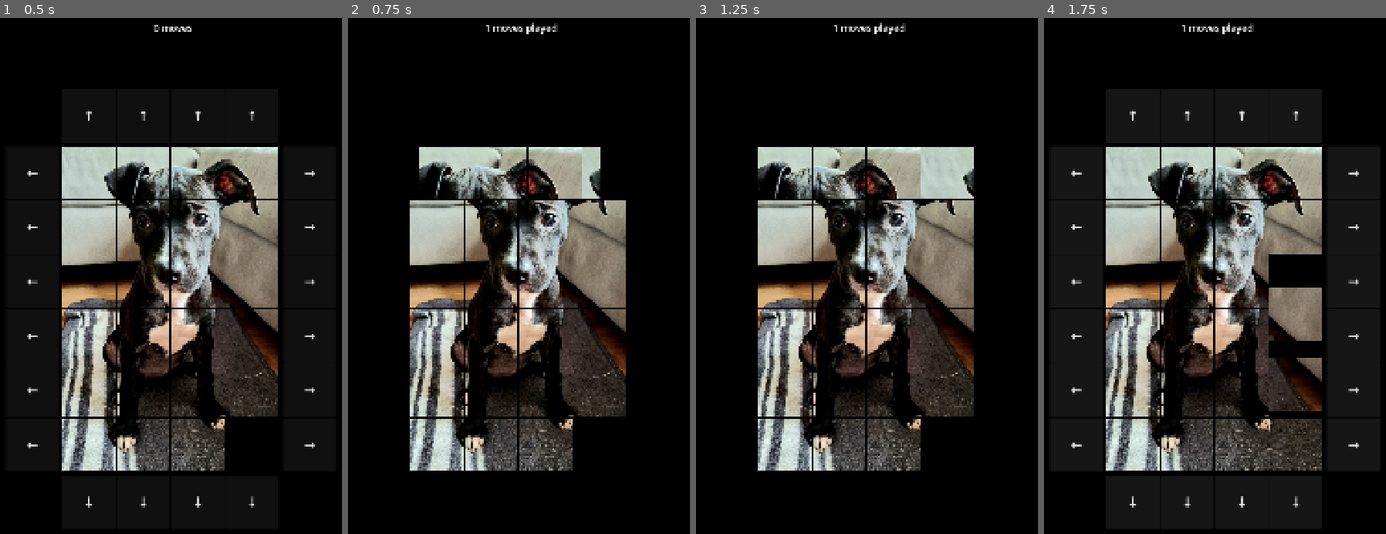
Above: before the commit, frames 1-4 (left to right).
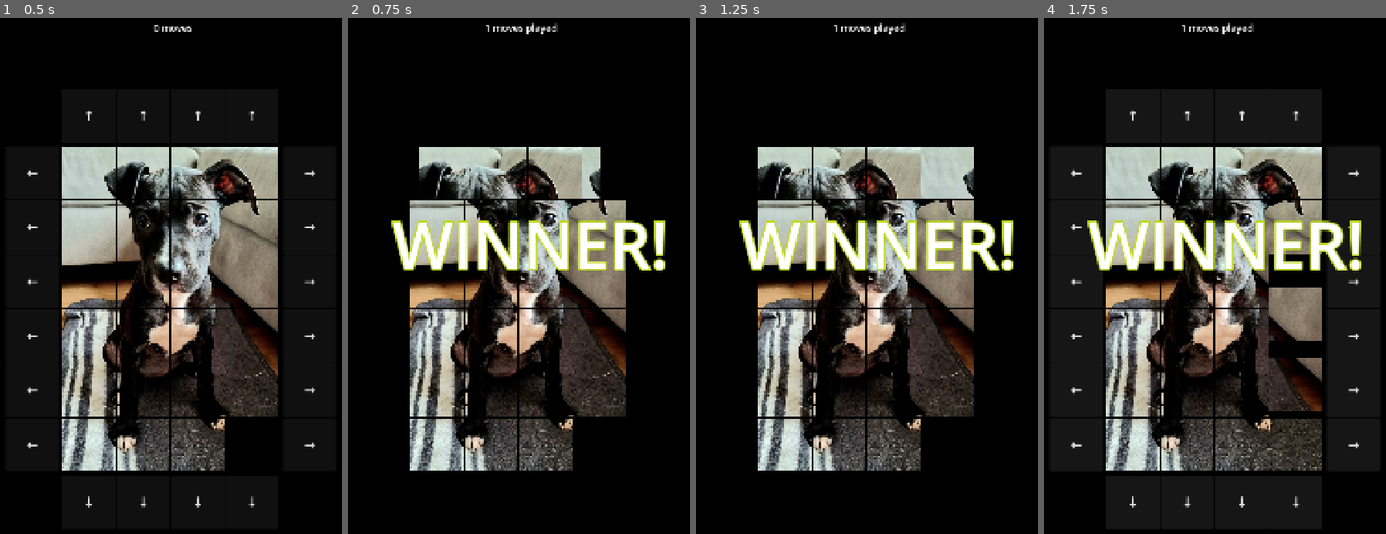
Above: after the commit, the same moments.

Repository: opensourceame/slider
Game: Godot game, scene res://scenes/Game.tscn
The game is run twice, just before and just after one commit, with the same random seed, the same clock (stepped at 60 frames per second) and the same inputs.
Inputs (mouse positions are in pixels of both pictures, inside the frame that each line leads up to):
- Up to frame 1 (0.5 s): no input
- Up to frame 2 (0.75 s): click "←" at 0.5 s
- Up to frame 3 (1.25 s): no input
- Up to frame 4 (1.75 s): tap Enter (ui_accept) at 1.25, 1.52 s; move the mouse to (1293, 296) at 1.27 s; click (1293, 296) at 1.42 s

Frame 1 is identical in both runs. In frame 2, 4.7% of the frame differs, in the area x 12-93%, y 39-49%; in frame 3, 4.7%; in frame 4, 4.7%.

Commit message:
sparkles

Diff:
--- a/scenes/Game.tscn
+++ b/scenes/Game.tscn
@@ -5,6 +5,14 @@
 
 [sub_resource type="LabelSettings" id="LabelSettings_ibkli"]
 font_size = 30
+
+[sub_resource type="SystemFont" id="SystemFont_qbsmt"]
+
+[sub_resource type="LabelSettings" id="LabelSettings_qbsmt"]
+font = SubResource("SystemFont_qbsmt")
+font_size = 200
+outline_size = 19
+outline_color = Color(0.7413441, 0.85064906, 0.1043692, 1)
 
 [node name="Game" type="Node2D" unique_id=902562489]
 script = ExtResource("1_8jv7h")
@@ -24,7 +32,21 @@
 
 [node name="Buttons" type="Node2D" parent="World/Board" unique_id=1482873955]
 
+[node name="WinLabel" type="Label" parent="World" unique_id=1414690924]
+visible = false
+offset_left = 140.0
+offset_top = 500.0
+offset_right = 860.0
+offset_bottom = 910.0
+text = "WINNER!"
+label_settings = SubResource("LabelSettings_qbsmt")
+horizontal_alignment = 1
+vertical_alignment = 1
+
 [node name="HUD" type="CanvasLayer" parent="." unique_id=352275736]
 
 [node name="Click" type="AudioStreamPlayer" parent="." unique_id=1099986464]
 stream = ExtResource("2_qbsmt")
+
+[node name="CPUParticles2D" type="CPUParticles2D" parent="." unique_id=1207187384]
+amount = 12
--- a/scenes/Tile.tscn
+++ b/scenes/Tile.tscn
@@ -7,6 +7,11 @@
 
 [sub_resource type="LabelSettings" id="LabelSettings_number"]
 font_size = 70
+
+[sub_resource type="Gradient" id="Gradient_silver_sparkles"]
+interpolation_mode = 2
+offsets = PackedFloat32Array(0, 0.5, 1)
+colors = PackedColorArray(1, 1, 1, 1, 0.95, 0.95, 0.98, 0.8, 0.9, 0.9, 0.95, 0)
 
 [node name="Tile" type="Control" unique_id=189504325]
 custom_minimum_size = Vector2(60, 60)
@@ -50,3 +55,24 @@
 label_settings = SubResource("LabelSettings_number")
 horizontal_alignment = 1
 vertical_alignment = 1
+
+[node name="Sparkles" type="CPUParticles2D" parent="." unique_id=1479905191]
+position = Vector2(50, 50)
+emitting = false
+amount = 13
+lifetime = 0.47000000000000003
+one_shot = true
+explosiveness = 1.0
+emission_shape = 1
+emission_sphere_radius = 3.48
+direction = Vector2(0, 0)
+spread = 360.0
+gravity = Vector2(0, -10)
+initial_velocity_min = 40.0
+initial_velocity_max = 90.0
+angular_velocity_min = -120.0
+angular_velocity_max = 120.0
+scale_amount_min = 24.21
+scale_amount_max = 24.21
+color = Color(0.95, 0.95, 1, 1)
+color_ramp = SubResource("Gradient_silver_sparkles")
--- a/scripts/GameManager.gd
+++ b/scripts/GameManager.gd
@@ -211,6 +211,7 @@
 		for x in range(grid_size.x):
 			var t = tile_scene.instantiate()
 			t.set_size(Vector2(calculated_tile_size, calculated_tile_size))
+
 			var piece_index = y * grid_size.x + x
 			if x == empty_position.x and y == empty_position.y:
 				t.set_number(0)
@@ -368,6 +369,7 @@
 				start_y + y * (tile_size + spacing)
 			)
 			tile.grid_position = Vector2i(x, y)
+
 			board.add_child(tile)
 
 	# Create row and column buttons after tiles
@@ -404,6 +406,8 @@
 		button.queue_free()
 
 	current_state = State.WON
+
+	$World/WinLabel.show()
 
 	return true
 
--- a/scripts/Tile.gd
+++ b/scripts/Tile.gd
@@ -6,6 +6,7 @@
 @onready var background   = $Background
 @onready var label        = $NumberLabel
 @onready var texture_rect = $TextureRect
+@onready var sparkles     = $Sparkles
 
 static func BLANK() -> Tile:
 	var t = preload("res://scenes/Tile.tscn").instantiate()
@@ -20,6 +21,7 @@
 	background.gui_input.connect(_on_gui_input)
 	background.mouse_entered.connect(_on_mouse_entered)
 	background.mouse_exited.connect(_on_mouse_exited)
+	sparkles.position = texture_rect.size / 2
 	update_display()
 
 func _on_gui_input(event):
@@ -63,11 +65,17 @@
 
 func set_highlight(highlighted: bool):
 	if highlighted:
-		modulate = Color.YELLOW
+		modulate = Color.LAVENDER_BLUSH
 		background.add_theme_stylebox_override("panel", game.highlight_style)
+		trigger_sparkles()
 	else:
 		modulate = Color.WHITE
 		background.add_theme_stylebox_override("panel", game.normal_style)
 
+func trigger_sparkles():
+	if sparkles:
+		sparkles.restart()
+		sparkles.emitting = true
+
 func is_blank():
 	return number == 0
